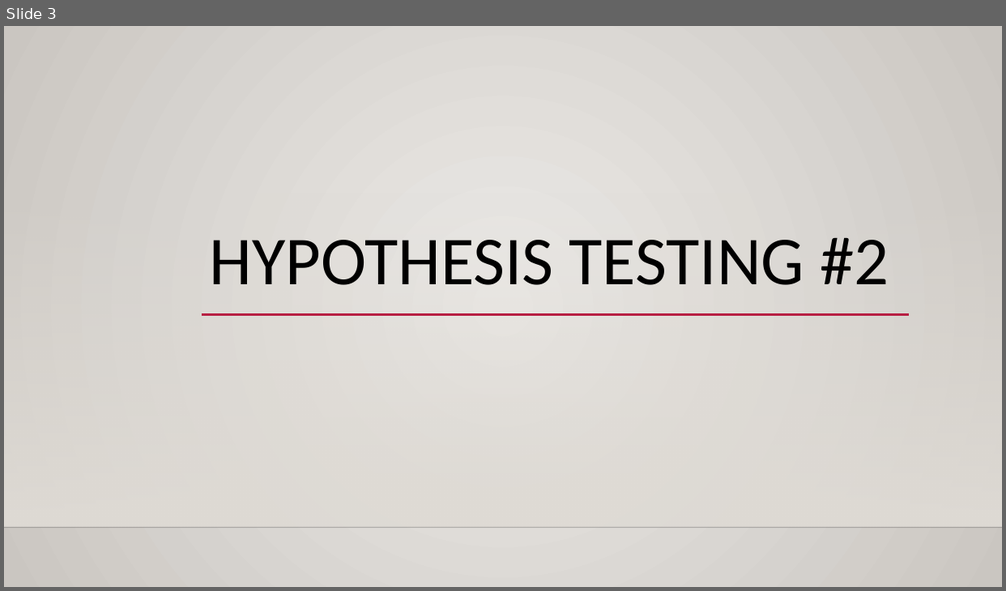
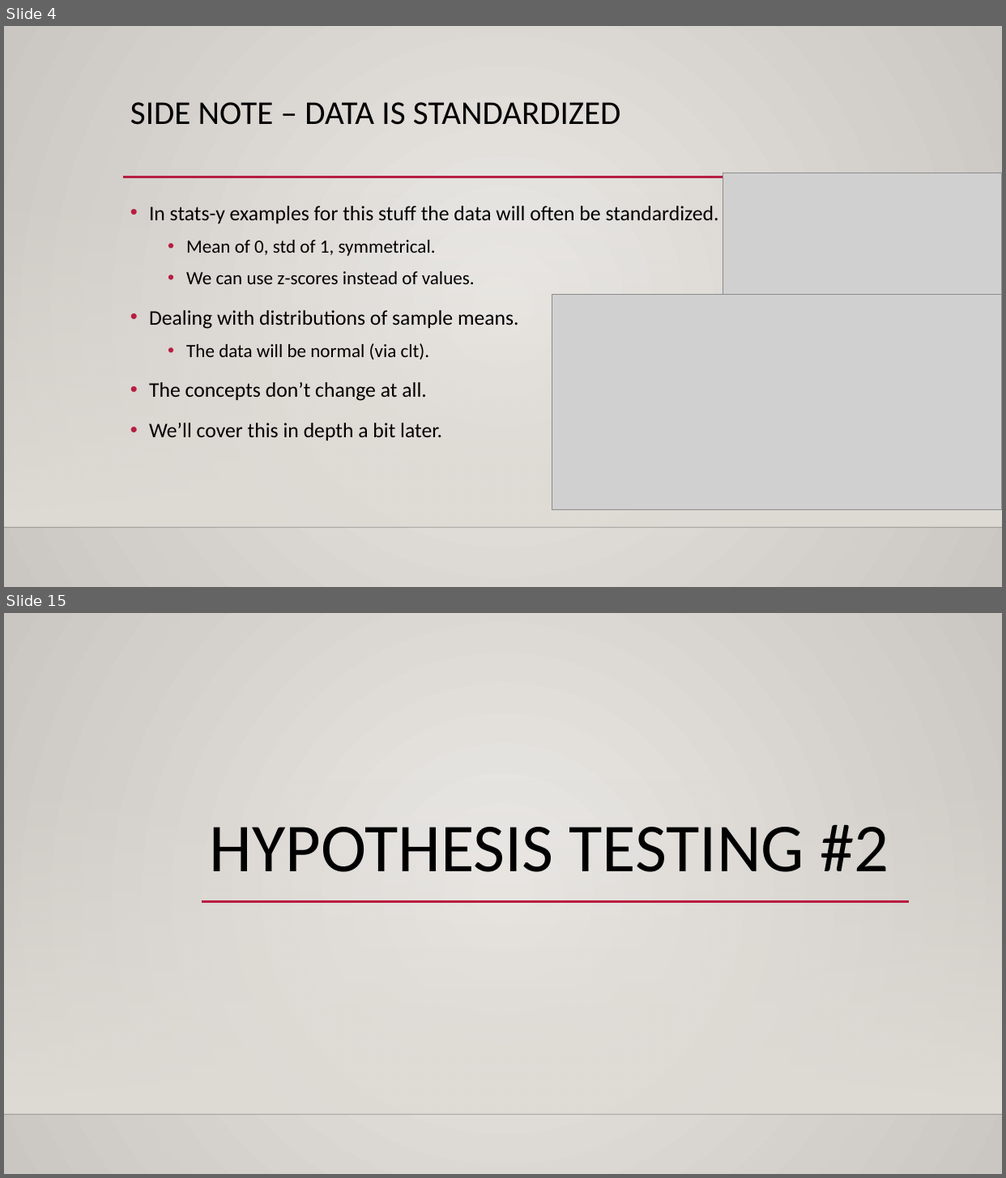
Before and after one commit to AkeemSemperDataScience/Basic_Stats_in_Python_Student_Repository, a slide deck: reference_material/slides/hyp_test_2_power.pptx. Shown one above the other, each under a label of ours: slide 3 before the commit, slides 4 and 15 after it; the slides between them are not shown. The pictures are 1006x591 and 1006x1178 pixels, drawn with LibreOffice and Linux fonts; fonts in the diff are those of the drawing; grey boxes stand for pictures; background and template pictures are left out. Boxes give left, top, right and bottom in pixels: in the first picture for what was removed or moved away, otherwise in the second. Text is boxed around its words. In the diff, an @@ line names an element or a change of style, - is before the commit and + after.

```diff
--- a/reference_material/slides/hyp_test_2_power.pptx
+++ b/reference_material/slides/hyp_test_2_power.pptx
@@ slide 4 added at [4, 26, 1002, 587], background gradient #ECEAE7 to #CAC7C1; not listed: 2 template elements that a slide beside it also shows @@
@@ title added at [130, 102, 621, 125], 32 pt, text #000000 @@
+SIDE NOTE – DATA IS STANDARDIZED
@@ line added from (123, 177) to (910, 177), #B71E42 2.5 pt @@
@@ picture added at [722, 173, 1002, 295] @@
@@ text added at [149, 206, 719, 441], 20 pt, text #000000 @@
+• In stats-y examples for this stuff the data will often be standardized.
+  • Mean of 0, std of 1, symmetrical.
+  • We can use z-scores instead of values.
+• Dealing with distributions of sample means.
+  • The data will be normal (via clt).
+• The concepts don’t change at all.
+• We’ll cover this in depth a bit later.
@@ picture added at [552, 295, 1002, 510] @@
@@ what was slide 3 is now slide 15 @@
```
Also in this commit, not shown: 1 slide changed, 11 other slides added, 3 other files.
